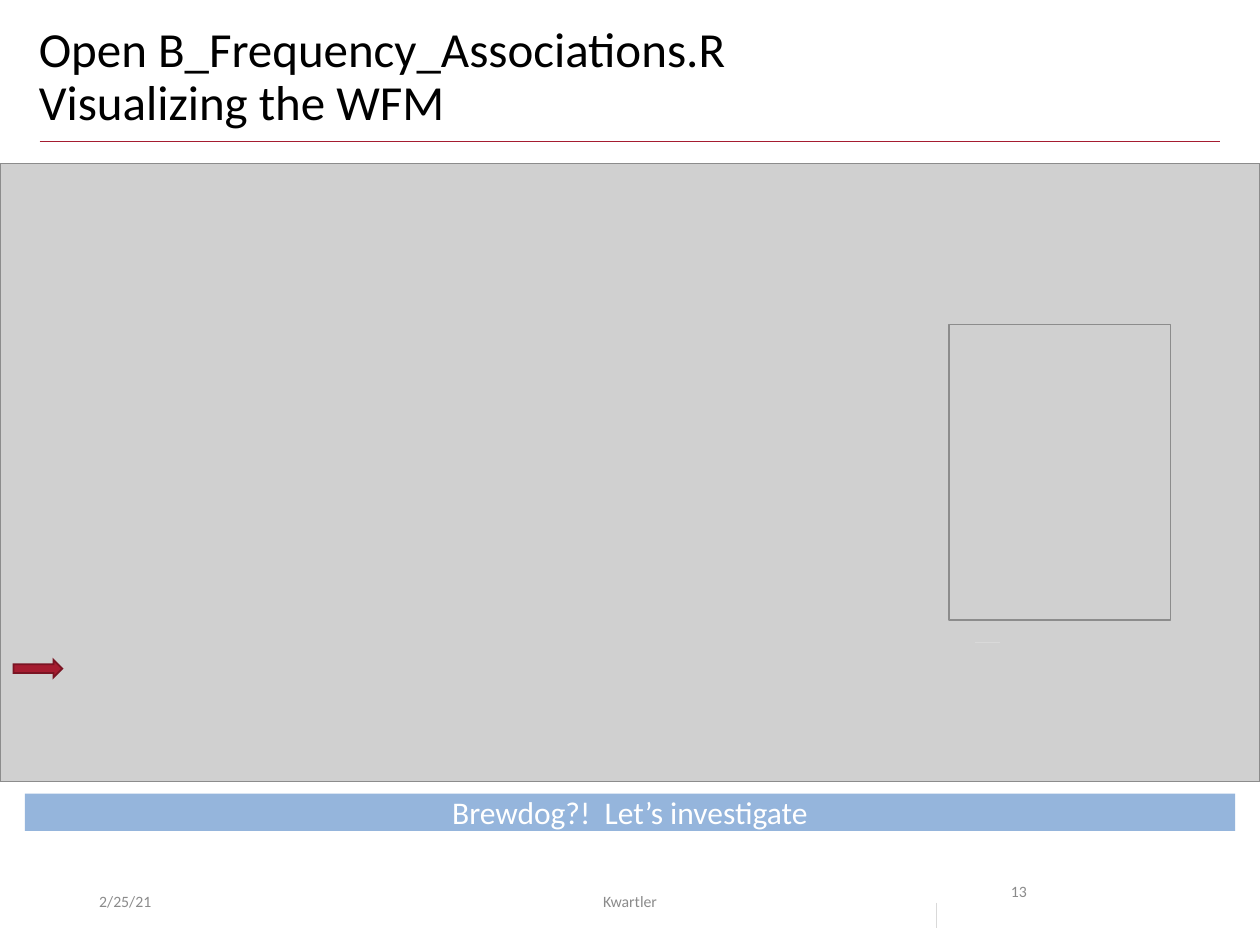
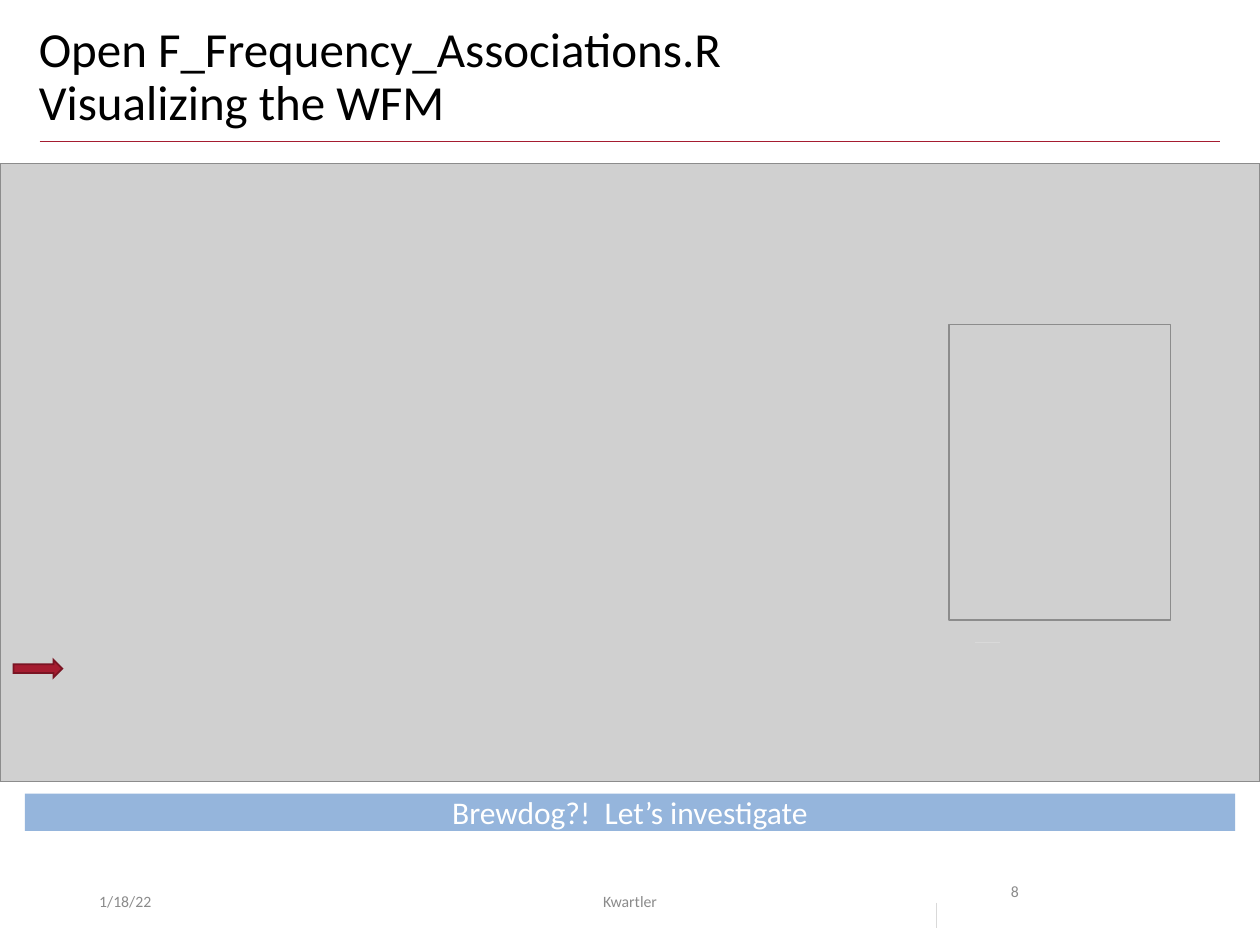
Before and after one commit to kwartler/Hult_NLP_student_intensive, a slide deck: slide 8 of lessons/class2/Class2C_Freq_Assocs.pptx (slide 13 before the commit). Drawn at 1260x945 pixels with LibreOffice and Linux fonts; fonts in the diff are those of the drawing; grey boxes stand for pictures. Boxes give left, top, right and bottom in pixels: in the first picture for what was removed or moved away, otherwise in the second. Text is boxed around its words. In the diff, an @@ line names an element or a change of style, - is before the commit and + after.

```diff
--- a/lessons/class2/Class2C_Freq_Assocs.pptx
+++ b/lessons/class2/Class2C_Freq_Assocs.pptx
@@ text at box(39, 33, 721, 75): text changed @@
-Open B_Frequency_Associations.R
+Open F_Frequency_Associations.R
@@ text at box(99, 896, 151, 908): text changed @@
-2/25/21
+1/18/22
@@ page number at box(1011, 886, 1019, 897): text changed @@
-13
+8
```
Also in this commit, not shown: 11 other slides changed, 5 slides removed, 6 other files.
